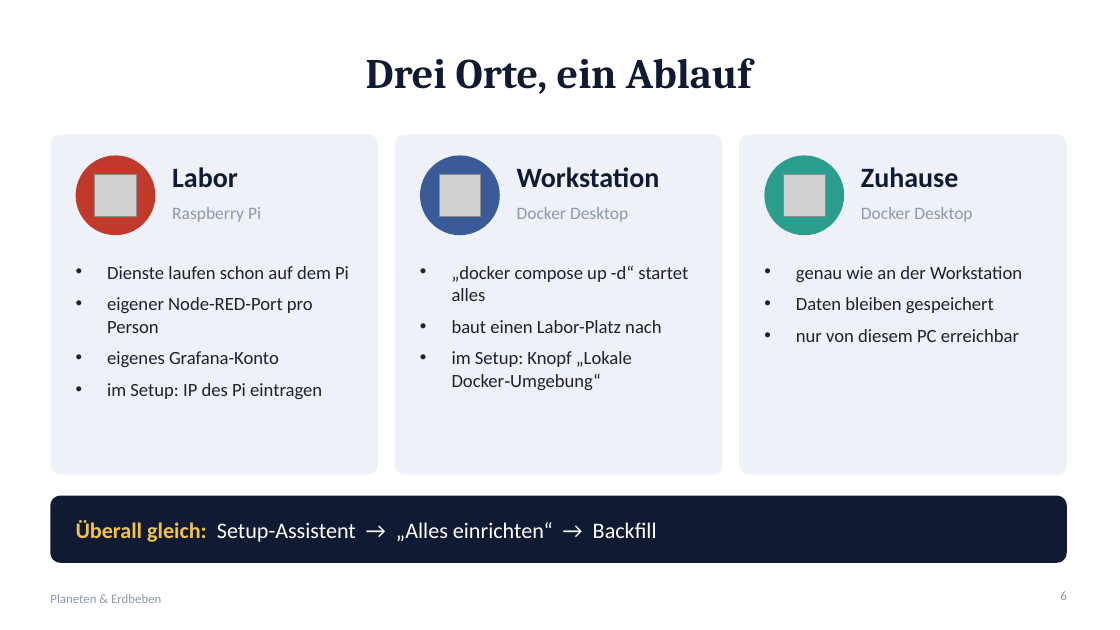
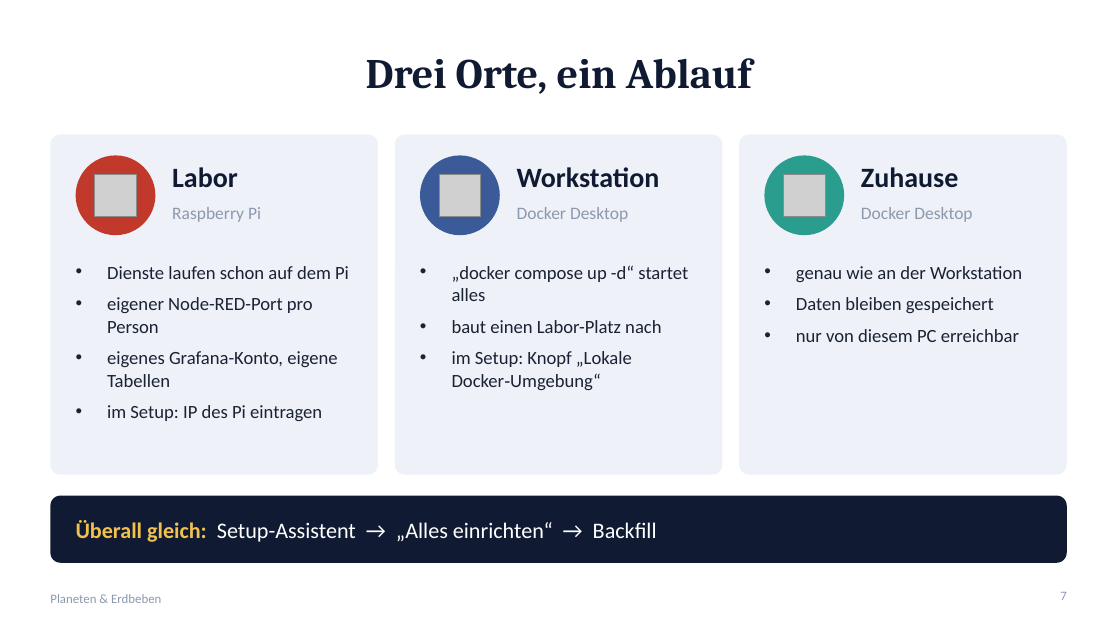
Before and after one commit to peaceeagle5/planeten-erdbeben, a slide deck: slide 7 of praesentation/Planeten-Erdbeben.pptx (slide 6 before the commit). Drawn at 1120x630 pixels with LibreOffice and Linux fonts; fonts in the diff are those of the drawing; grey boxes stand for pictures. Boxes give left, top, right and bottom in pixels: in the first picture for what was removed or moved away, otherwise in the second. Text is boxed around its words. In the diff, an @@ line names an element or a change of style, - is before the commit and + after.

```diff
--- a/praesentation/Planeten-Erdbeben.pptx
+++ b/praesentation/Planeten-Erdbeben.pptx
@@ text at (107,351,337,387): text changed @@
-• eigenes Grafana-Konto
+• eigenes Grafana-Konto, eigene Tabellen
@@ page number at (1060,592,1066,600): text changed @@
-6
+7
```
Also in this commit, not shown: 3 other slides changed, 3 slides added, 5 other files.
